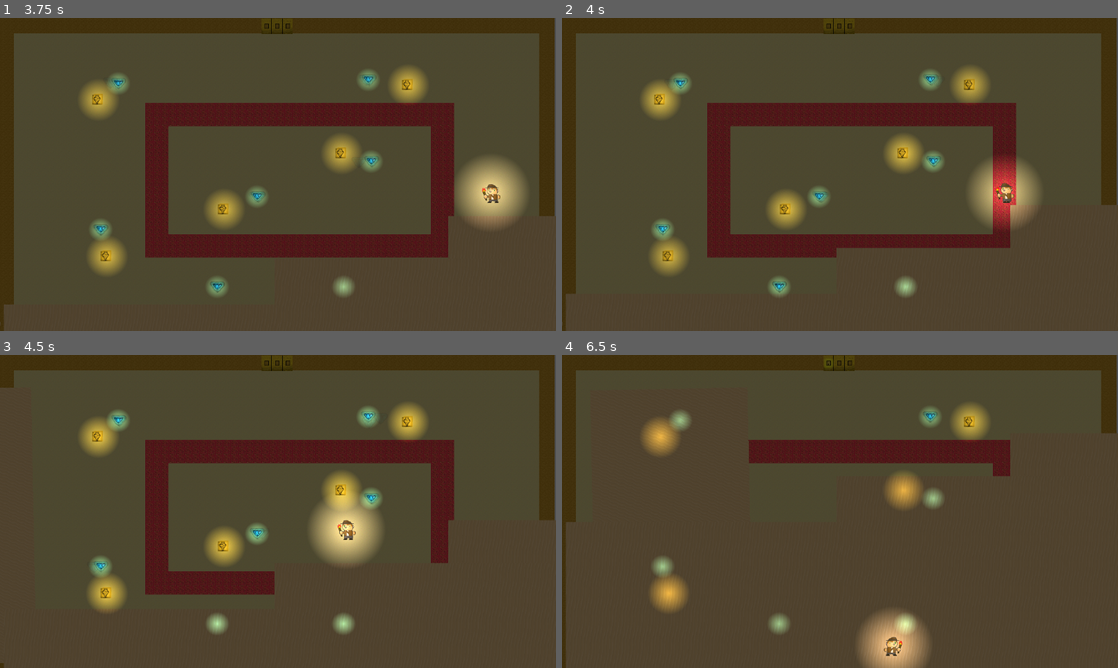
Above: before the commit, frames 1-4 (two rows, left to right).
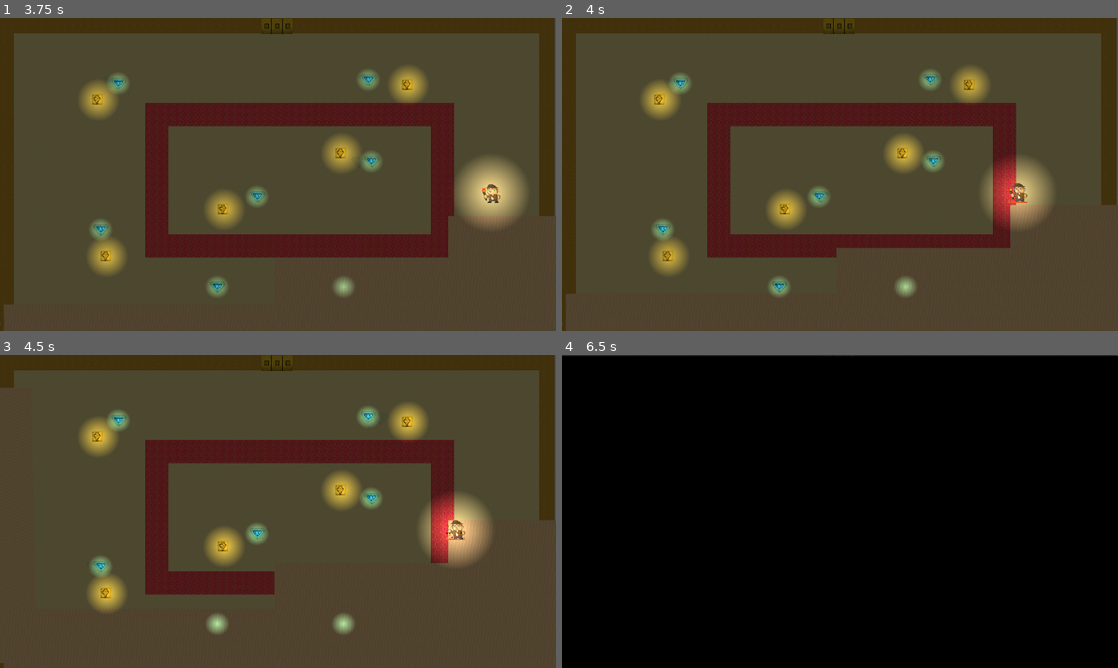
Above: after the commit, the same moments.

Repository: deruitda/LudumDare54
Game: Godot game, scene res://Scenes/prototype_andrew.tscn
Same seed, same stepped clock (60 frames per second), same inputs: the game is played once before the commit and once after it.
Inputs:
- Up to frame 1 (3.75 s): hold D (right) 0.53-1.28 s; tap Space (dash) every 0.75 s from 0.6 to 3.6 s; hold Down (down) 1.28-2.03 s; hold D (right) 2.03-2.78 s; hold W (up) 2.78-3.53 s; hold Left (left) from 3.53 s (still down)
- Up to frame 2 (4 s): keep holding Left (left)
- Up to frame 3 (4.5 s): keep holding Left (left); tap Space (dash) at 4.35 s
- Up to frame 4 (6.5 s): release Left (left) at 5.03 s; hold Down (down) 5.03-5.78 s; tap Space (dash) at 5.1, 5.85 s; hold D (right) from 5.78 s (still down)

Frame 1 is identical in both runs. In frame 2, 2.0% of the frame differs, in the area x 73-89%, y 45-67%; in frame 3, 4.5%; in frame 4, 100%, in the area x 0-100%, y 0-100%.

Commit message:
fixing lava

Diff:
--- a/Scenes/player.tscn
+++ b/Scenes/player.tscn
@@ -349,8 +349,8 @@
 stream = ExtResource("13_qjxx1")
 
 [connection signal="timeout" from="DashTimer" to="." method="_on_dash_timer_timeout"]
-[connection signal="area_entered" from="DangerArea" to="." method="_on_sand_area_area_entered"]
-[connection signal="area_exited" from="DangerArea" to="." method="_on_sand_area_area_exited"]
+[connection signal="body_entered" from="DangerArea" to="." method="_on_danger_area_body_entered"]
+[connection signal="body_exited" from="DangerArea" to="." method="_on_danger_area_body_exited"]
 [connection signal="timeout" from="TimeInSandTimer" to="." method="_on_time_in_sand_timer_timeout"]
 [connection signal="area_entered" from="SandArea" to="." method="_on_sand_area_area_entered"]
 [connection signal="area_exited" from="SandArea" to="." method="_on_sand_area_area_exited"]
